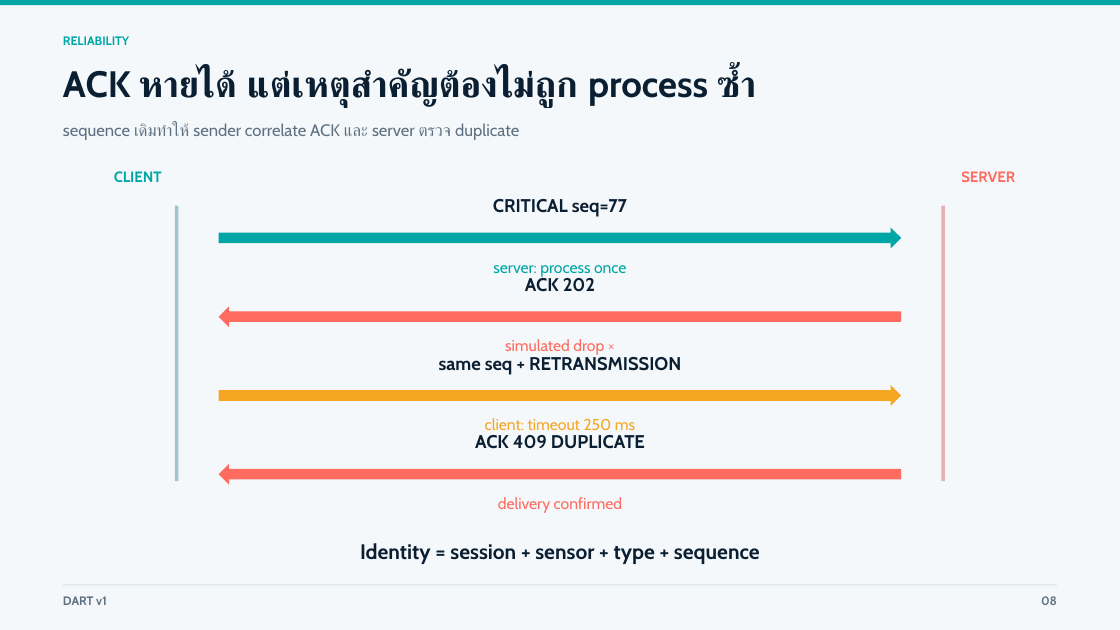
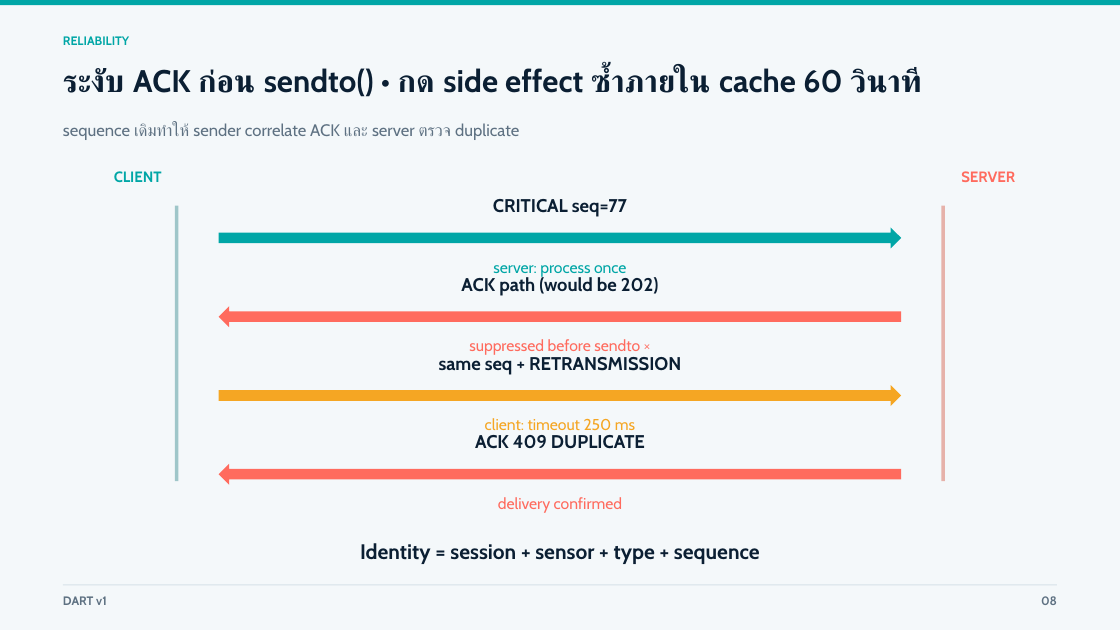
Before and after one commit to WaiRuneMEKA/Deadline-Aware-Reliable-Telemetry-Over-UDP, a slide deck: slide 8 of submission/DART_Presentation.pptx. Drawn at 1120x630 pixels with LibreOffice and Linux fonts; fonts in the diff are those of the drawing. Boxes give left, top, right and bottom in pixels: in the first picture for what was removed or moved away, otherwise in the second. Text is boxed around its words. In the diff, an @@ line names an element or a change of style, - is before the commit and + after.

```diff
--- a/submission/DART_Presentation.pptx
+++ b/submission/DART_Presentation.pptx
@@ text at <box>63,67,919,97</box>: text changed; size 31.5 to 26.8 pt @@
-ACK หายได้ แต่เหตุสำคัญต้องไม่ถูก process ซ้ำ
+ระงับ ACK ก่อน sendto() • กด side effect ซ้ำภายใน cache 60 วินาที
@@ text at <box>461,276,658,296</box>: text changed @@
-ACK 202
+ACK path (would be 202)
@@ text at <box>469,339,640,355</box>: text changed @@
-simulated drop ×
+suppressed before sendto ×
```
Also in this commit, not shown: 8 other slides changed, 1 other file.
